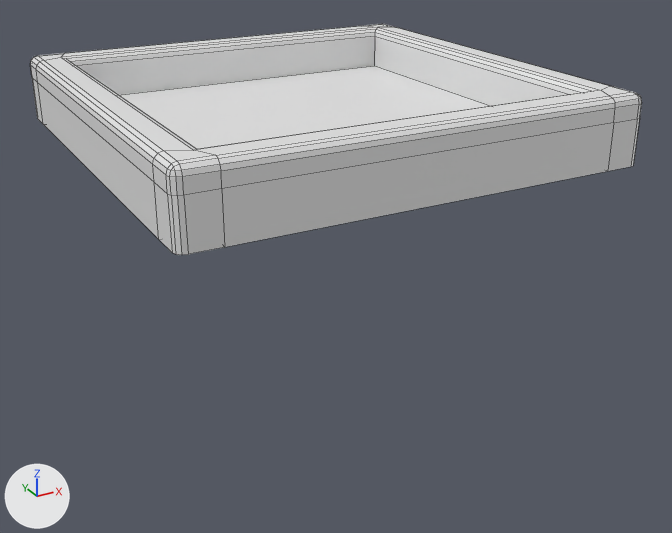
The FBX model Unity/WatcherUnity/Assets/Blender Objects/Misc Objects/SquarePlate.fbx as it was, and as the next commit left it.
The view is the same before and after, from a camera (50 mm lens) standing at (-1.87, -3.64, 1.06) and looking at (0.05, -0.14, -0.68). Arrows for +X, +Y and +Z are at lower left; the lights stay in place. Mesh edges are drawn as thin lines. Where no turn or scale is listed for an object, it has been applied to the vertices.
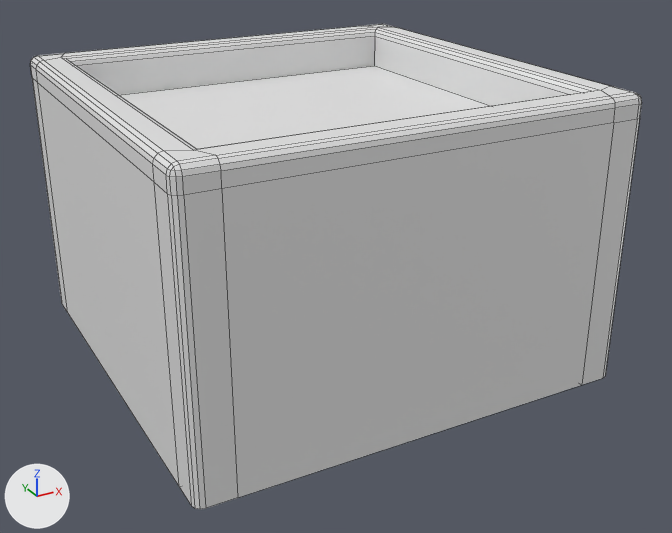
Boxes [x1, y1, x2, y2] around the edits, measured in the pictures (672 x 533 px; the box of a moved part takes in the faces that stretch with it):
'Cube', reshaped (109% taller)
    before: [30, 24, 642, 255]
    after: [30, 24, 642, 509]
part 1 of me_cube, moved or reshaped
    before: [37, 117, 634, 255]
    after: [37, 117, 634, 509]

The change, as a list of edits to the scene's bpy script:
```text
Change me_cube:
    where me_cube.from_pydata(...)  # 152 vertices, 146 faces; spans x -1.0..1.0, y -1.0..1.0, z -0.1..0.2
    used by ob_cube; location = (0.0, 0.0, 0.0)
    me_cube part 1: all 28 vertices in x -1.0..1.0, y -1.0..1.0, z -0.1 are moved by (0.0, 0.0, -1.0)
```
